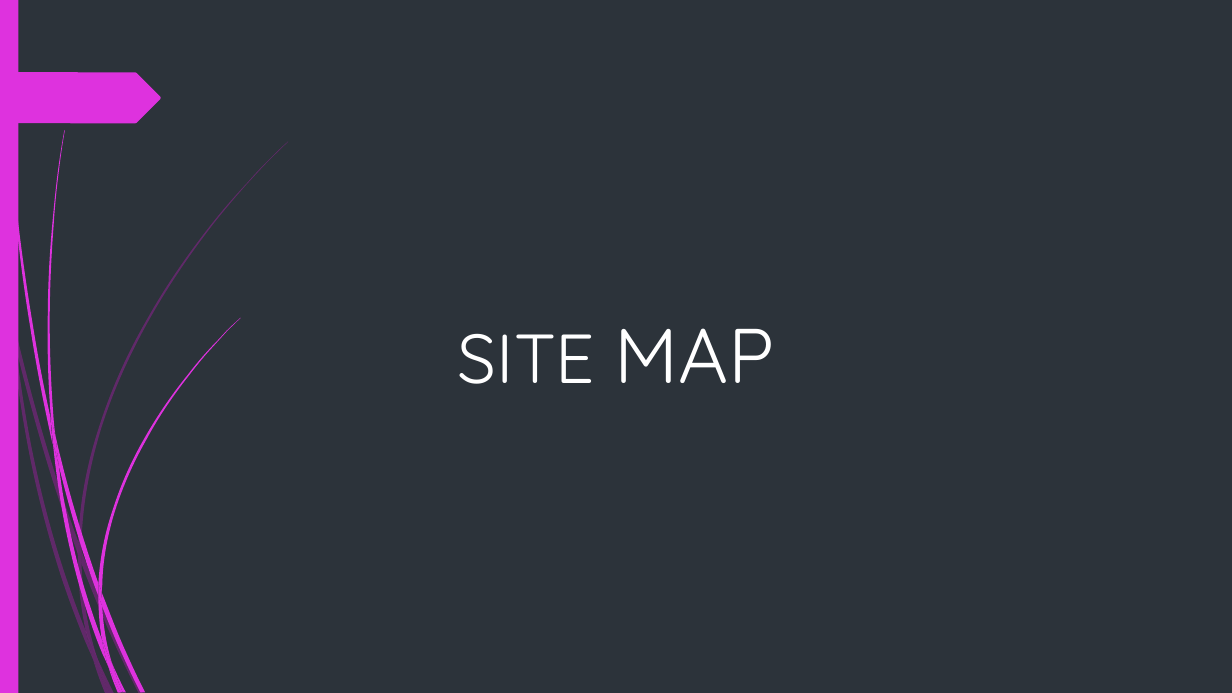
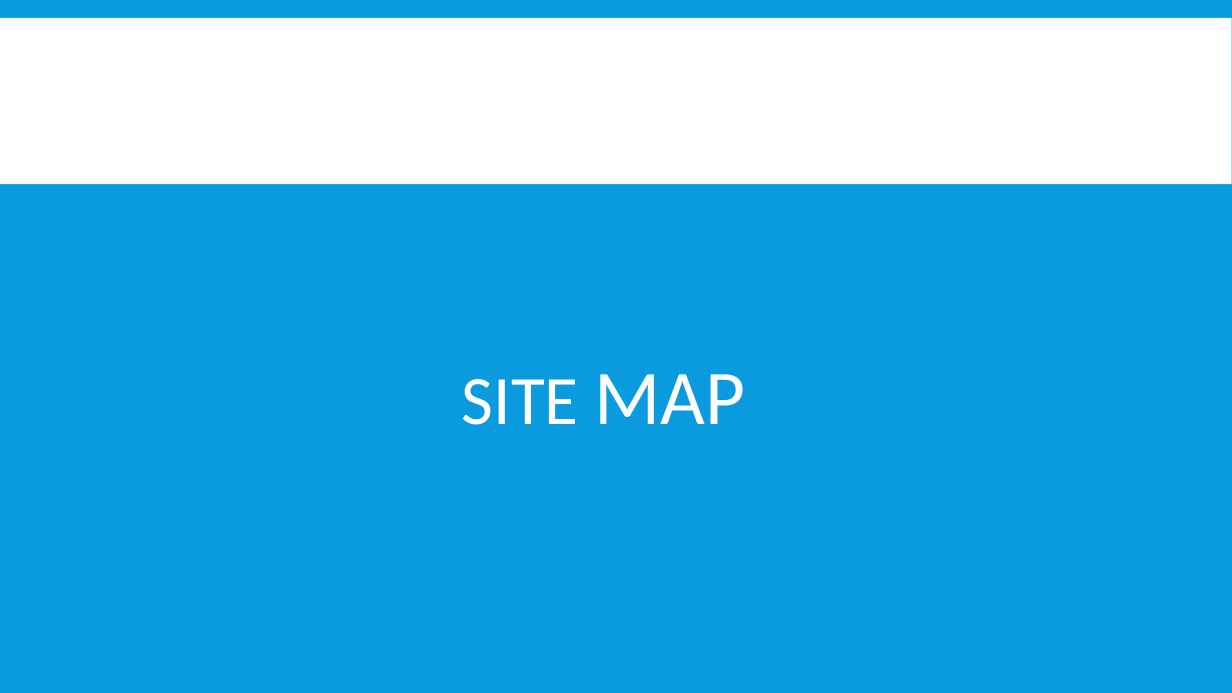
Before and after one commit to abcereno/miniproject1, a slide deck: slide 9 of MINI PROJECT 1 final.pptx. Drawn at 1232x693 pixels with LibreOffice and Linux fonts; fonts in the diff are those of the drawing. Boxes give left, top, right and bottom in pixels: in the first picture for what was removed or moved away, otherwise in the second. Text is boxed around its words. In the diff, an @@ line names an element or a change of style, - is before the commit and + after.

```diff
--- a/MINI PROJECT 1 final.pptx
+++ b/MINI PROJECT 1 final.pptx
@@ background #2C333A to #099BDD @@
@@ arrow (1232, 203) - (0, 0): stroke #D430D4 0.75 pt to #FFC000 0.75 pt @@
@@ rectangle removed at [0, 0, 18, 693] @@
@@ rectangle added at [0, 18, 1232, 184], fill #FFFFFF @@
@@ line (1232, 693) - (1032, 0): stroke #D430D4 0.75 pt to #FFC000 0.75 pt @@
@@ elbow line (1032, 0) - (1232, 173): stroke #D430D4 0.75 pt to #FFC000 0.75 pt @@
@@ freeform shape removed at [0, 72, 161, 123] @@
@@ title "SITE MAP": place and size @@
-title "SITE MAP" at [458, 328, 774, 384]
+title "SITE MAP" at [462, 374, 746, 425]
@@ title "SITE MAP" at [462, 374, 746, 425]: font Quicksand to Calibri; line spacing 1 to 0.85; vertical alignment top to middle @@
@@ group removed at [0, 141, 288, 693]: 10 freeform shapes @@
@@ group removed at [3, 0, 240, 693]: 12 freeform shapes @@
```
Also in this commit, not shown: 19 other slides changed, 2 slides added, 1 slide removed.
